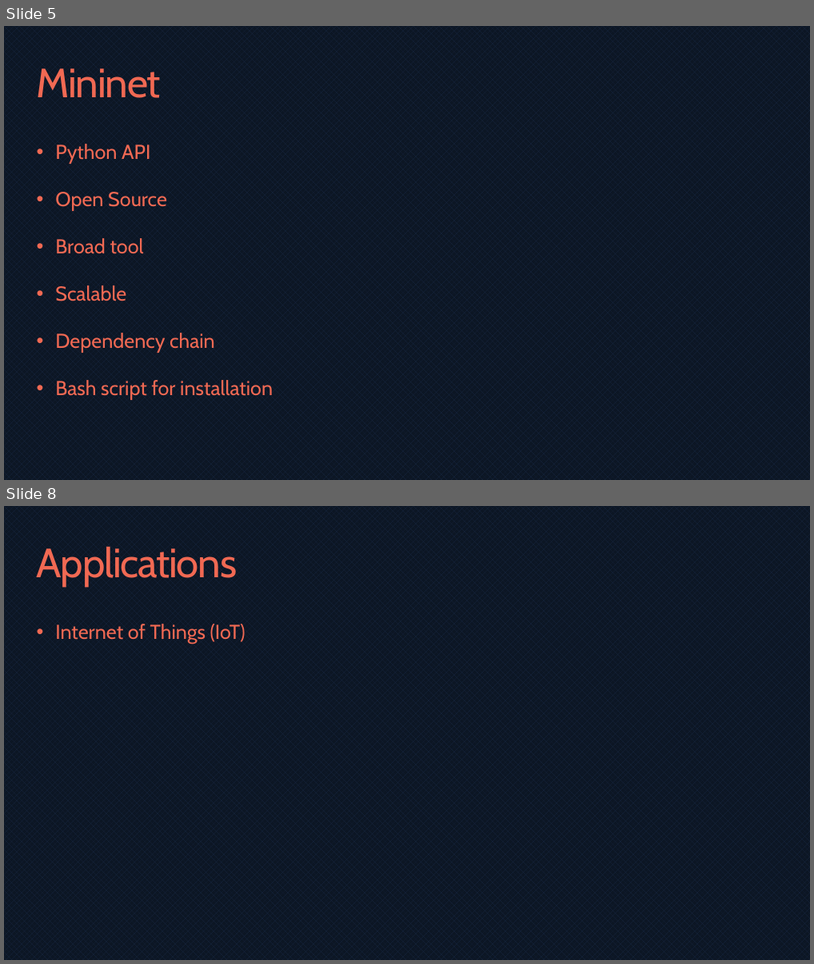
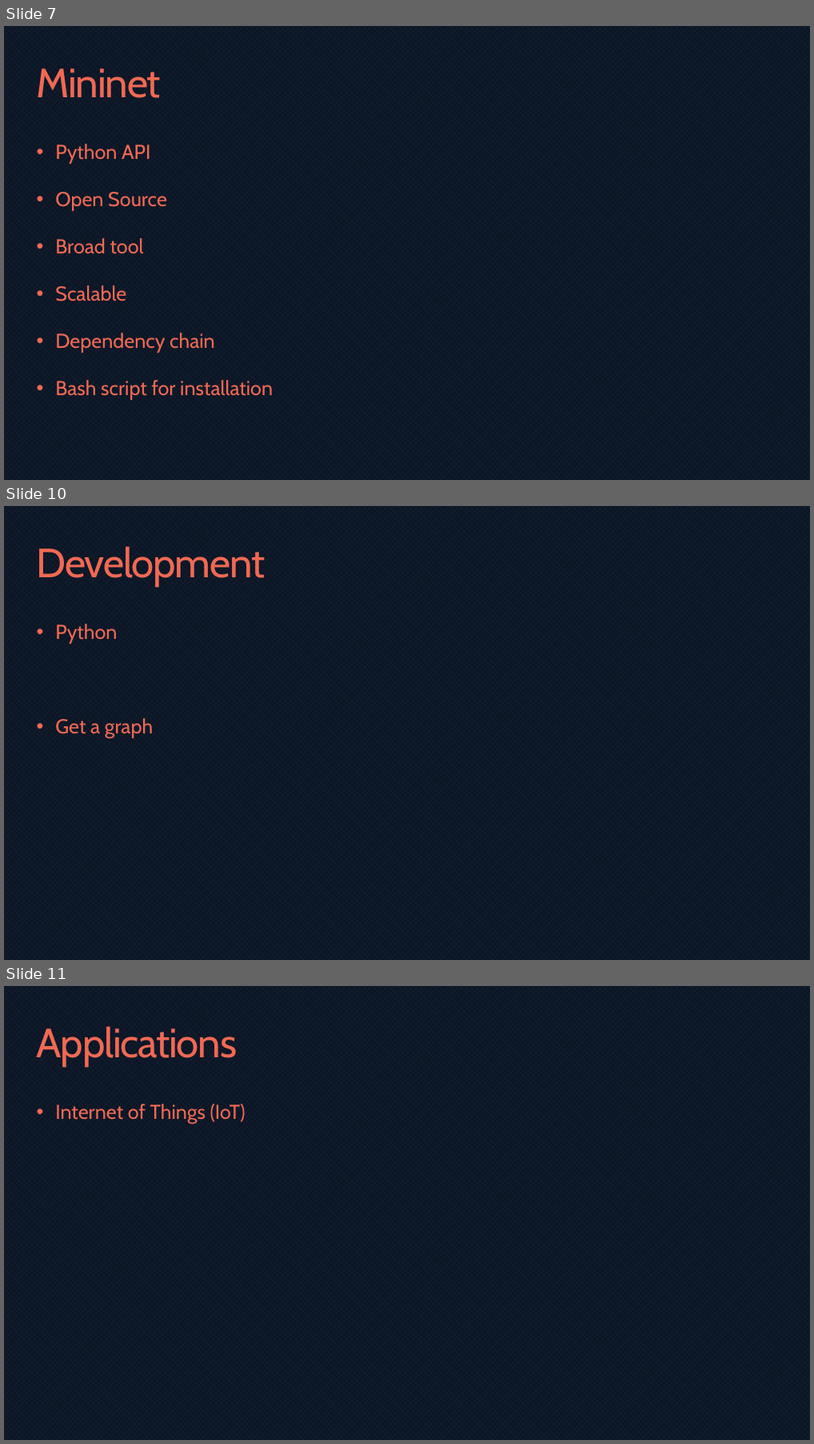
Before and after one commit to bmaximuml/CS351-Reports, a slide deck: Presentation/Network Switch Design on FPGAs.pptx. Shown one above the other, each under a label of ours: slides 5 and 8 before the commit, slides 7, 10 and 11 after it; the slides between them are not shown. The pictures are 814x964 and 814x1444 pixels, drawn with LibreOffice and Linux fonts; fonts in the diff are those of the drawing. Boxes give left, top, right and bottom in pixels: in the first picture for what was removed or moved away, otherwise in the second. Text is boxed around its words. In the diff, an @@ line names an element or a change of style, - is before the commit and + after.

```diff
--- a/Presentation/Network Switch Design on FPGAs.pptx
+++ b/Presentation/Network Switch Design on FPGAs.pptx
@@ slide 10 added at box(4, 506, 810, 960), background pattern #1A2A46 on #0C1624 @@
@@ title added at box(37, 546, 266, 586), 48.6 pt, text #F16953 @@
+Development
@@ text added at box(55, 624, 153, 738), 24 pt, text #F16953 @@
+• Python
+• Get a graph
@@ what was slide 5 is now slide 7 @@
@@ what was slide 8 is now slide 11 @@
```
Also in this commit, not shown: 2 slides changed, 3 other slides added, 1 slide removed, 3 other files.
